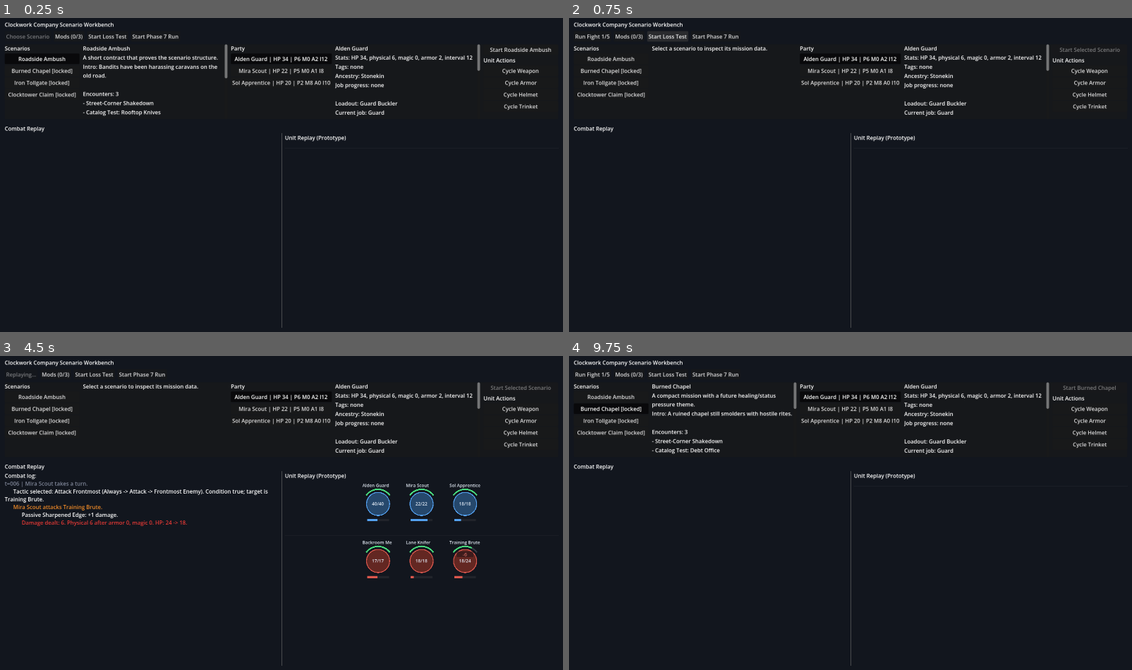
Above: before the commit, frames 1-4 (two rows, left to right).
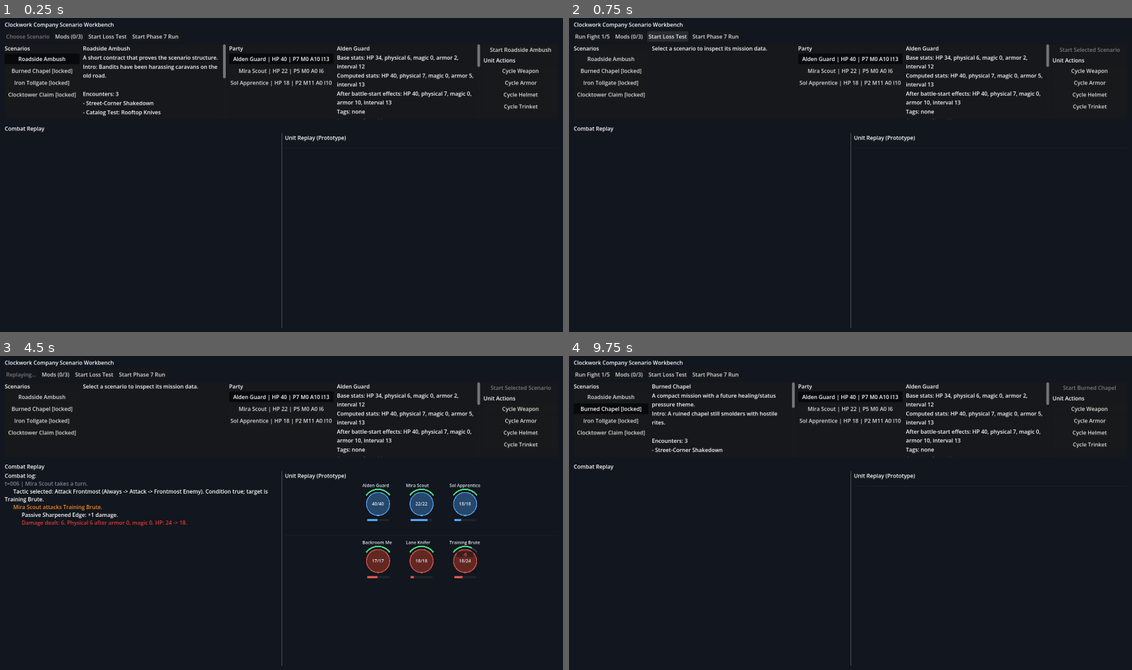
Above: after the commit, the same moments.

Repository: aqvm/clockwork-company
Game: Godot game, scene res://scenes/combat_test_scene.tscn
Same seed, same stepped clock (60 frames per second), same inputs: the game is played once before the commit and once after it.
Inputs:
- Up to frame 1 (0.25 s): no input
- Up to frame 2 (0.75 s): click "Start Loss Test" at 0.5 s
- Up to frame 3 (4.5 s): click "Start Loss Test" at 1.25 s; click "Start Loss Test" at 2 s; click "Start Phase 7 Run" at 2.75 s; click "Start Phase 7 Run" at 3.5 s; click "Run Fight 1/5" at 4.25 s
- Up to frame 4 (9.75 s): click "Start Loss Test" at 5 s; click "Mods (0/3)" at 5.75 s; click "Roadside Ambush" at 6.5 s; click "Start Roadside Ambush" at 7.25 s; click "Run Fight 1/3" at 8 s; click "Start Loss Test" at 8.75 s; click "Burned Chapel [locked]" at 9.5 s

The runs differ from the first frame. In frame 1, 1.5% of the frame differs, in the area x 39-86%, y 8-33%; in frame 2, 1.5%; in frame 3, 1.5%; in frame 4, 1.9%, in the area x 14-86%, y 8-33%.

Commit message:
Show computed planning stats

Diff:
--- a/clockwork-company/scripts/ui/combat_test_scene.gd
+++ b/clockwork-company/scripts/ui/combat_test_scene.gd
@@ -473,7 +473,7 @@
 	if party_panel != null:
 		party_panel.call("show_party", planning_party, selected_unit_name)
 	if unit_detail_panel != null:
-		unit_detail_panel.call("show_unit", _find_planning_unit(selected_unit_name))
+		unit_detail_panel.call("show_unit", _find_planning_unit(selected_unit_name), planning_party)
 	_render_unit_actions()
 
 
--- a/clockwork-company/scripts/ui/party_panel.gd
+++ b/clockwork-company/scripts/ui/party_panel.gd
@@ -1,5 +1,7 @@
 extends VBoxContainer
 class_name PartyPanel
+
+const PlanningStatPreviewScript := preload("res://scripts/ui/planning_stat_preview.gd")
 
 signal unit_selected(unit_name: String)
 signal resource_tooltip_requested(source: Control, resource: Resource)
@@ -8,14 +10,17 @@
 
 func show_party(units: Array[UnitDefinition], selected_unit_name: String) -> void:
 	_clear_children()
+	var previews: Dictionary = PlanningStatPreviewScript.build_party_preview_by_name(units)
 
 	var title := Label.new()
 	title.text = "Party"
 	add_child(title)
 
 	for unit: UnitDefinition in units:
+		var preview: Dictionary = previews.get(unit.display_name, {})
+		var stats: Dictionary = preview.get("after_battle_start", {})
 		var button := Button.new()
-		button.text = "%s | HP %d | P%d M%d A%d I%d" % [unit.display_name, unit.max_hp, unit.physical_damage, unit.magic_damage, unit.armor, unit.action_interval]
+		button.text = "%s | %s" % [unit.display_name, PlanningStatPreviewScript.compact_stats_line(stats)]
 		button.toggle_mode = true
 		button.button_pressed = unit.display_name == selected_unit_name
 		button.pressed.connect(_on_unit_button_pressed.bind(unit.display_name))
--- /dev/null
+++ b/clockwork-company/scripts/ui/planning_stat_preview.gd
@@ -0,0 +1,78 @@
+extends RefCounted
+
+const CombatLogScript := preload("res://scripts/combat/logging/combat_log.gd")
+const UnitStateScript := preload("res://scripts/combat/runtime/unit_state.gd")
+const ItemEffectResolverScript := preload("res://scripts/combat/rules/item_effect_resolver.gd")
+const AncestryFeatureResolverScript := preload("res://scripts/combat/rules/ancestry_feature_resolver.gd")
+
+
+static func build_party_preview_by_name(units: Array[UnitDefinition]) -> Dictionary:
+	var unit_states: Array = []
+	for index in units.size():
+		unit_states.append(UnitStateScript.new(units[index], index))
+
+	var previews := {}
+	for state in unit_states:
+		previews[state.unit_name] = {
+			"before_battle_start": _stats_from_state(state),
+			"after_battle_start": {},
+			"skipped_items": _item_names(state.skipped_items),
+		}
+
+	var log = CombatLogScript.new()
+	ItemEffectResolverScript.apply_battle_start_item_effects(log, unit_states)
+	AncestryFeatureResolverScript.apply_battle_start_features(log, unit_states)
+
+	for state in unit_states:
+		var preview: Dictionary = previews[state.unit_name]
+		preview["after_battle_start"] = _stats_from_state(state)
+	return previews
+
+
+static func stats_line(stats: Dictionary) -> String:
+	if stats.is_empty():
+		return "HP ?, physical ?, magic ?, armor ?, interval ?"
+	return "HP %d, physical %d, magic %d, armor %d, interval %d" % [
+		int(stats.get("max_hp", 0)),
+		int(stats.get("physical_damage", 0)),
+		int(stats.get("magic_damage", 0)),
+		int(stats.get("armor", 0)),
+		int(stats.get("action_interval", 0)),
+	]
+
+
+static func compact_stats_line(stats: Dictionary) -> String:
+	if stats.is_empty():
+		return "HP ? | P? M? A? I?"
+	return "HP %d | P%d M%d A%d I%d" % [
+		int(stats.get("max_hp", 0)),
+		int(stats.get("physical_damage", 0)),
+		int(stats.get("magic_damage", 0)),
+		int(stats.get("armor", 0)),
+		int(stats.get("action_interval", 0)),
+	]
+
+
+static func stats_changed(left: Dictionary, right: Dictionary) -> bool:
+	for key in ["max_hp", "physical_damage", "magic_damage", "armor", "action_interval"]:
+		if int(left.get(key, 0)) != int(right.get(key, 0)):
+			return true
+	return false
+
+
+static func _stats_from_state(state) -> Dictionary:
+	return {
+		"max_hp": state.max_hp,
+		"physical_damage": state.physical_damage,
+		"magic_damage": state.magic_damage,
+		"armor": state.total_armor(),
+		"action_interval": state.action_interval,
+	}
+
+
+static func _item_names(items: Array[ItemDefinition]) -> Array[String]:
+	var names: Array[String] = []
+	for item: ItemDefinition in items:
+		if item != null:
+			names.append(item.display_name)
+	return names
--- a/clockwork-company/scripts/ui/unit_detail_panel.gd
+++ b/clockwork-company/scripts/ui/unit_detail_panel.gd
@@ -1,5 +1,7 @@
 extends ScrollContainer
 class_name UnitDetailPanel
+
+const PlanningStatPreviewScript := preload("res://scripts/ui/planning_stat_preview.gd")
 
 signal resource_tooltip_requested(source: Control, resource: Resource)
 signal tooltip_cleared
@@ -13,15 +15,24 @@
 	_ensure_content()
 
 
-func show_unit(unit: UnitDefinition) -> void:
+func show_unit(unit: UnitDefinition, party_units: Array[UnitDefinition] = []) -> void:
 	_ensure_content()
 	_clear_content()
 	if unit == null:
 		_add_plain_text("Select a unit to inspect details.")
 		return
 
+	var preview: Dictionary = _preview_for_unit(unit, party_units)
+	var computed_stats: Dictionary = preview.get("before_battle_start", {})
+	var battle_start_stats: Dictionary = preview.get("after_battle_start", {})
 	_add_resource_text(unit, unit.display_name)
-	_add_plain_text("Stats: HP %d, physical %d, magic %d, armor %d, interval %d" % [unit.max_hp, unit.physical_damage, unit.magic_damage, unit.armor, unit.action_interval])
+	_add_plain_text("Base stats: HP %d, physical %d, magic %d, armor %d, interval %d" % [unit.max_hp, unit.physical_damage, unit.magic_damage, unit.armor, unit.action_interval])
+	_add_plain_text("Computed stats: %s" % PlanningStatPreviewScript.stats_line(computed_stats))
+	if PlanningStatPreviewScript.stats_changed(computed_stats, battle_start_stats):
+		_add_plain_text("After battle-start effects: %s" % PlanningStatPreviewScript.stats_line(battle_start_stats))
+	var skipped_items: Array = preview.get("skipped_items", [])
+	if not skipped_items.is_empty():
+		_add_plain_text("Skipped equipment: %s" % _join_values(skipped_items, ", "))
 	_add_plain_text("Tags: %s" % _join_values(unit.tags, ", "))
 	_add_resource_text(unit.ancestry, "Ancestry: %s" % _resource_display_name(unit.ancestry))
 	_add_plain_text("Job progress: %s" % _job_progress_summary(unit))
@@ -105,6 +116,14 @@
 	add_child(content)
 
 
+func _preview_for_unit(unit: UnitDefinition, party_units: Array[UnitDefinition]) -> Dictionary:
+	var units: Array[UnitDefinition] = party_units
+	if units.is_empty():
+		units = [unit]
+	var previews: Dictionary = PlanningStatPreviewScript.build_party_preview_by_name(units)
+	return previews.get(unit.display_name, {})
+
+
 func _resource_display_name(resource) -> String:
 	if resource == null:
 		return "none"
Not shown, changed: ARCHITECTURE.md
Not shown, changed: LEARNING_LOG.md
Not shown, changed: TODO.md
